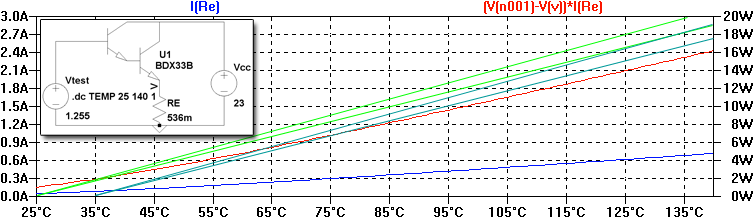
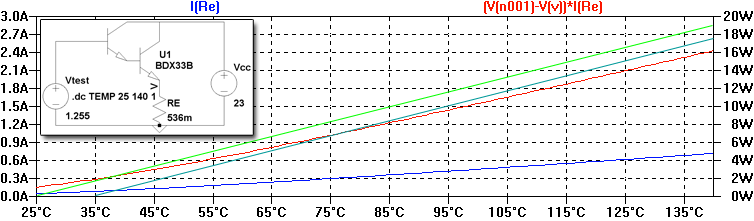
Before/after of a 754x221 layered artwork. What changed in the layer stack:
hid "Shape 3" over <box>37,17,688,196</box>
hid "Shape 4" over <box>95,24,713,196</box>
